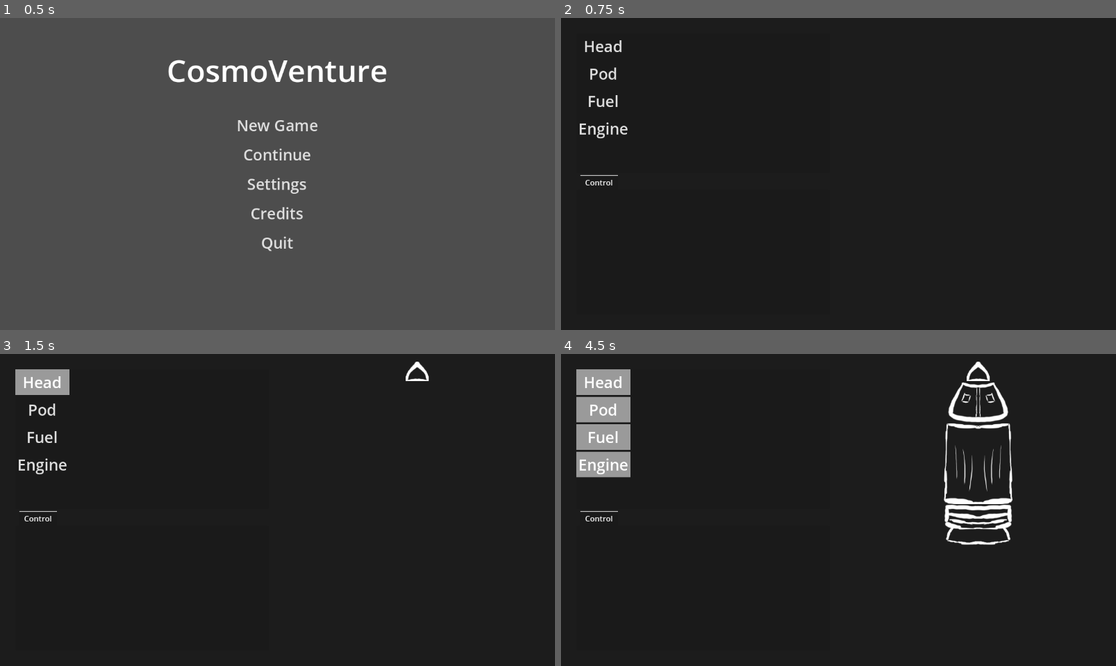
Above: before the commit, frames 1-4 (two rows, left to right).
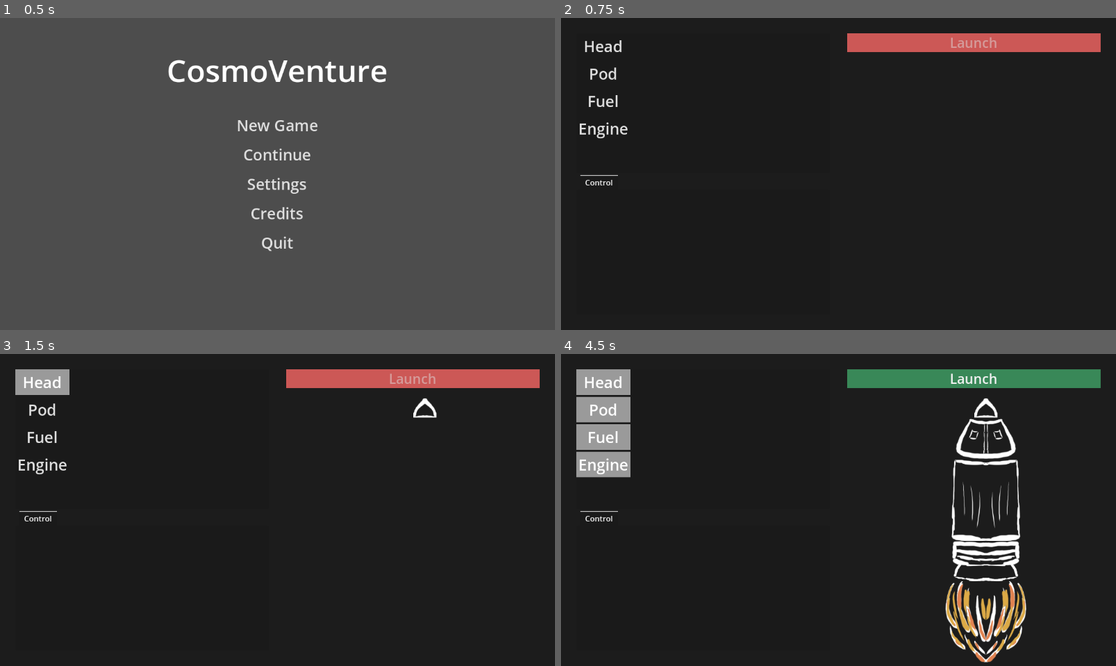
Above: after the commit, the same moments.

Repository: 100-Devs-1-Game/CosmoVenture
Game: Godot game, scene res://main.tscn
The game is run twice, just before and just after one commit, with the same random seed, the same clock (stepped at 60 frames per second) and the same inputs.
Inputs (mouse positions are in pixels of both pictures, inside the frame that each line leads up to):
- Up to frame 1 (0.5 s): no input
- Up to frame 2 (0.75 s): click "New Game" at 0.5 s
- Up to frame 3 (1.5 s): click "Head" at 1.25 s
- Up to frame 4 (4.5 s): click "Pod" at 2 s; click "Fuel" at 2.75 s; click "Engine" at 3.5 s; click (971, 378) at 4.25 s, where only the run after the commit has a clickable "Launch"

Frame 1 is identical in both runs. In frame 2, 2.7% of the frame differs, in the area x 51-98%, y 4-11%; in frame 3, 2.9%; in frame 4, 7.9%, in the area x 51-98%, y 2-99%.

Commit message:
Launch rocket.

Diff:
--- a/src/game/assembly_line.gd
+++ b/src/game/assembly_line.gd
@@ -4,7 +4,6 @@
 
 @onready var parts_scene := preload("res://game/parts/space_craft_parts.tscn").instantiate()
 
-var data: GameData
 var craft_parts: Array[Sprite2D] = []
 
 
@@ -36,9 +35,18 @@
 
 func assemble_craft(data: GameData) -> void:
 	craft_parts.clear()
-	craft_parts.append(parts_scene.find_child(data.selected_head))
-	craft_parts.append(parts_scene.find_child(data.selected_pod))
-	craft_parts.append(parts_scene.find_child(data.selected_fuel))
-	craft_parts.append(parts_scene.find_child(data.selected_engine))
+	if !data.selected_head.is_empty():
+		craft_parts.append(parts_scene.find_child(data.selected_head))
+	if !data.selected_pod.is_empty():
+		craft_parts.append(parts_scene.find_child(data.selected_pod))
+	if !data.selected_fuel.is_empty():
+		craft_parts.append(parts_scene.find_child(data.selected_fuel))
+	if !data.selected_engine.is_empty():
+		craft_parts.append(parts_scene.find_child(data.selected_engine))
 	craft_parts = craft_parts.filter(func(part): return part != null)
 	queue_redraw()
+
+
+func launch() -> void:
+	craft_parts.append(parts_scene.find_child("Thrust"))
+	queue_redraw()
--- a/src/game/game.gd
+++ b/src/game/game.gd
@@ -2,6 +2,7 @@
 
 @export var data: GameData
 
+var is_launch_ready := false
 
 func _ready() -> void:
 	# Assemble on load of saved data.
@@ -15,6 +16,12 @@
 func _assemble() -> void:
 	var assembly_line: AssemblyLine = get_node("%AssemblyLine")
 	assembly_line.assemble_craft(data)
+	is_launch_ready = (!data.selected_head.is_empty()
+						&& !data.selected_pod.is_empty()
+						&& !data.selected_fuel.is_empty()
+						&& !data.selected_engine.is_empty())
+	print("Is launch read? " + str(is_launch_ready))
+	%LaunchButton.disabled = !is_launch_ready
 
 
 func _on_head_check_button_toggled(toggled_on: bool) -> void:
@@ -47,3 +54,8 @@
 	else:
 		data.selected_engine = ""
 	_assemble()
+
+
+func _on_launch_button_pressed() -> void:
+	var assembly_line: AssemblyLine = get_node("%AssemblyLine")
+	assembly_line.launch()
--- a/src/game/game.tscn
+++ b/src/game/game.tscn
@@ -10,6 +10,21 @@
 [sub_resource type="StyleBoxEmpty" id="StyleBoxEmpty_4fuuu"]
 
 [sub_resource type="StyleBoxEmpty" id="StyleBoxEmpty_h7iqs"]
+
+[sub_resource type="StyleBoxFlat" id="StyleBoxFlat_4fuuu"]
+bg_color = Color(0.17644349, 0.43896013, 0.2799936, 1)
+
+[sub_resource type="StyleBoxFlat" id="StyleBoxFlat_dxrkv"]
+bg_color = Color(0.14550576, 0.41009876, 0.34370703, 1)
+
+[sub_resource type="StyleBoxFlat" id="StyleBoxFlat_dakft"]
+bg_color = Color(0.27456248, 0.68264216, 0.57899135, 1)
+
+[sub_resource type="StyleBoxFlat" id="StyleBoxFlat_u5opy"]
+bg_color = Color(0.79801494, 0.3443346, 0.33759013, 1)
+
+[sub_resource type="StyleBoxFlat" id="StyleBoxFlat_y36n6"]
+bg_color = Color(0.22207478, 0.53514105, 0.34545705, 1)
 
 [node name="Game" type="Control"]
 process_mode = 1
@@ -138,8 +153,24 @@
 theme_override_constants/margin_right = 16
 theme_override_constants/margin_bottom = 16
 
-[node name="AssemblyLine" type="Node2D" parent="MarginContainer/HBoxContainer/Simulation/MarginContainer"]
+[node name="VBoxContainer" type="VBoxContainer" parent="MarginContainer/HBoxContainer/Simulation/MarginContainer"]
+layout_mode = 2
+
+[node name="LaunchButton" type="Button" parent="MarginContainer/HBoxContainer/Simulation/MarginContainer/VBoxContainer"]
 unique_name_in_owner = true
+layout_mode = 2
+size_flags_vertical = 0
+theme_override_font_sizes/font_size = 28
+theme_override_styles/normal = SubResource("StyleBoxFlat_4fuuu")
+theme_override_styles/pressed = SubResource("StyleBoxFlat_dxrkv")
+theme_override_styles/hover = SubResource("StyleBoxFlat_dakft")
+theme_override_styles/disabled = SubResource("StyleBoxFlat_u5opy")
+theme_override_styles/focus = SubResource("StyleBoxFlat_y36n6")
+text = "Launch"
+
+[node name="AssemblyLine" type="Node2D" parent="MarginContainer/HBoxContainer/Simulation/MarginContainer/VBoxContainer"]
+unique_name_in_owner = true
+position = Vector2(0, 60)
 script = ExtResource("2_h7iqs")
 
 [node name="SpaceCraftParts" parent="." instance=ExtResource("3_h7iqs")]
@@ -151,3 +182,4 @@
 [connection signal="toggled" from="MarginContainer/HBoxContainer/MissionControl/MarginContainer/VBoxContainer/MarginContainer/GridContainer/PodCheckButton" to="." method="_on_pod_check_button_toggled"]
 [connection signal="toggled" from="MarginContainer/HBoxContainer/MissionControl/MarginContainer/VBoxContainer/MarginContainer/GridContainer/FuelCheckButton" to="." method="_on_fuel_check_button_toggled"]
 [connection signal="toggled" from="MarginContainer/HBoxContainer/MissionControl/MarginContainer/VBoxContainer/MarginContainer/GridContainer/EngineCheckButton" to="." method="_on_engine_check_button_toggled"]
+[connection signal="pressed" from="MarginContainer/HBoxContainer/Simulation/MarginContainer/VBoxContainer/LaunchButton" to="." method="_on_launch_button_pressed"]
--- a/src/game/parts/space_craft_parts.tscn
+++ b/src/game/parts/space_craft_parts.tscn
@@ -27,3 +27,9 @@
 texture = ExtResource("1_370wy")
 region_enabled = true
 region_rect = Rect2(816, 792, 288, 168)
+
+[node name="Thrust" type="Sprite2D" parent="."]
+visible = false
+texture = ExtResource("1_370wy")
+region_enabled = true
+region_rect = Rect2(792, 1024, 336, 336)
Not shown: 1 places in src/game/game.tscn that only renumber resources
